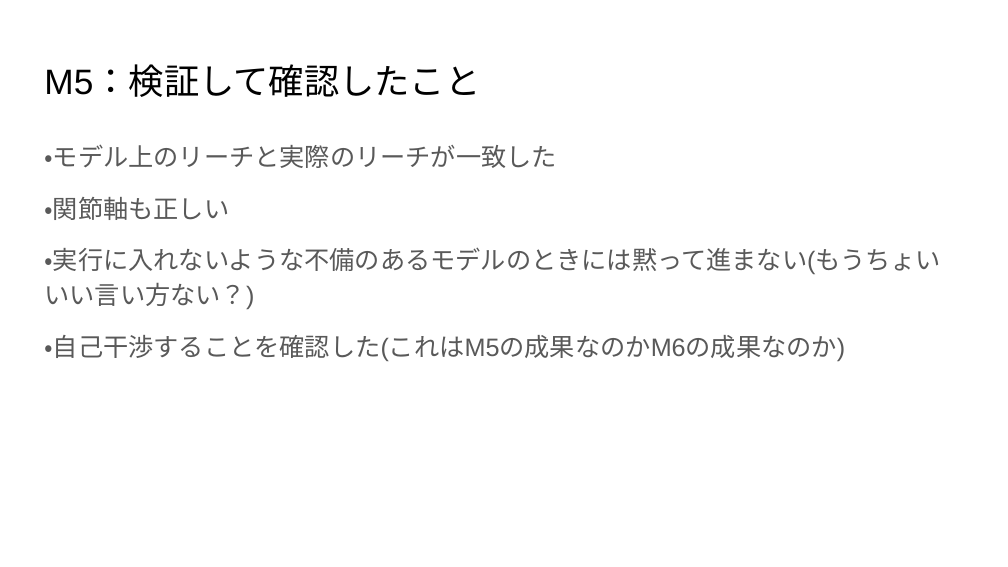
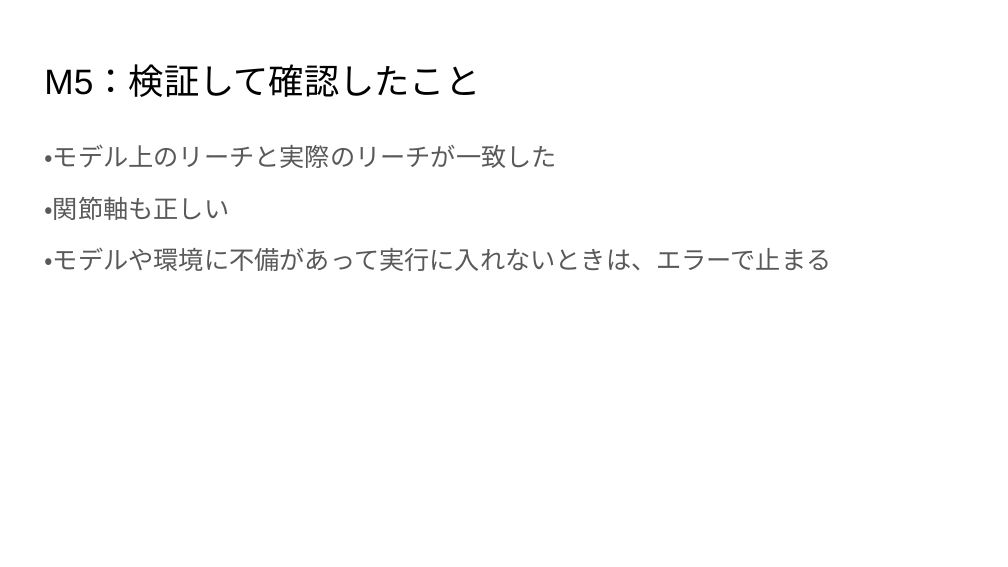
Before and after one commit to 233301koshiro/StackelbergPPO, a slide deck: slide 22 of docs/研究応用/執筆/システムフロー解説(M1~M7).pptx (slide 16 before the commit). Drawn at 1008x567 pixels with LibreOffice and Linux fonts; fonts in the diff are those of the drawing. Boxes give left, top, right and bottom in pixels: in the first picture for what was removed or moved away, otherwise in the second. Text is boxed around its words. In the diff, an @@ line names an element or a change of style, - is before the commit and + after.

```diff
--- a/docs/研究応用/執筆/システムフロー解説(M1~M7).pptx
+++ b/docs/研究応用/執筆/システムフロー解説(M1~M7).pptx
@@ text at [44, 247, 831, 271]: text changed @@
-・実行に入れないような不備のあるモデルのときには黙って進まない(もうちょいいい言い方ない？)
-・自己干渉することを確認した(これはM5の成果なのかM6の成果なのか)
+・モデルや環境に不備があって実行に入れないときは、エラーで止まる
```
Also in this commit, not shown: 13 other slides changed, 6 slides added, 10 other files.
